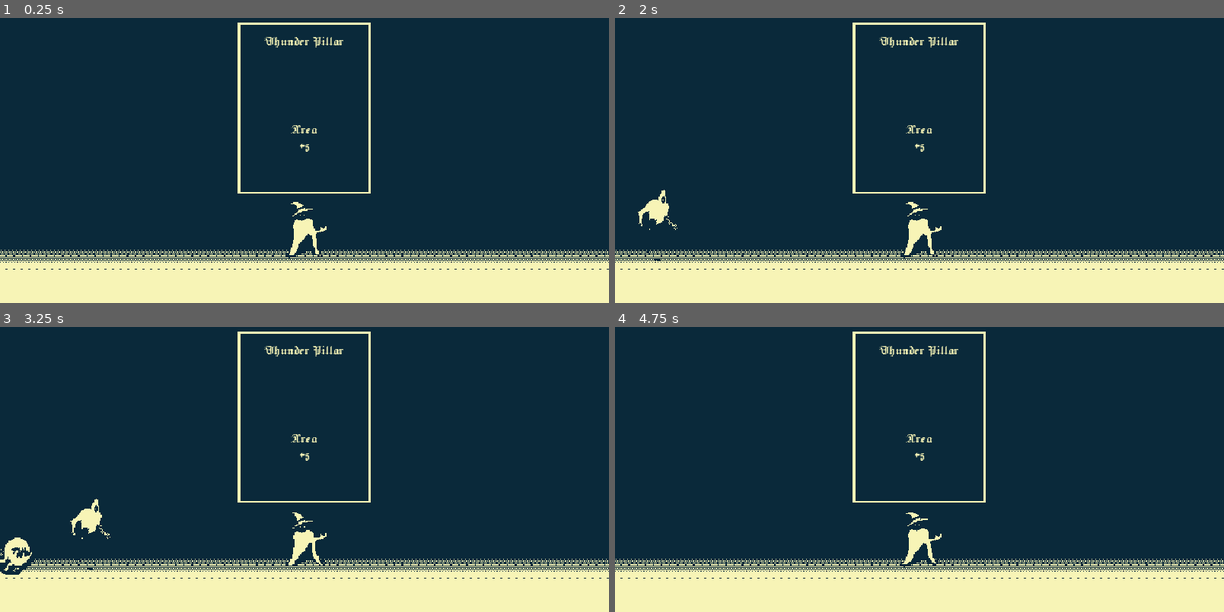
Above: before the commit, frames 1-4 (two rows, left to right).
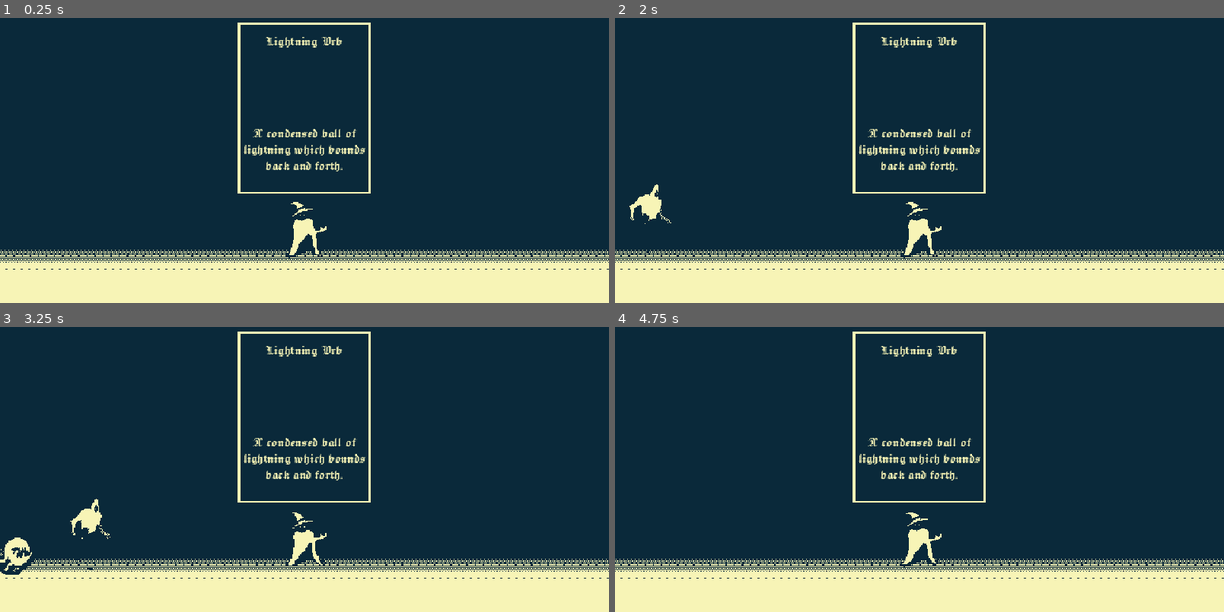
Above: after the commit, the same moments.

Repository: napstyy/shock
Game: Godot game, scene res://scenes/test_2.tscn
Same seed, same stepped clock (60 frames per second), same inputs: the game is played once before the commit and once after it. The project has no main scene, so this scene is started directly.
Inputs (mouse positions are in pixels of both pictures, inside the frame that each line leads up to):
- Up to frame 1 (0.25 s): no input
- Up to frame 2 (2 s): click (919, 109) at 0.5 s; click (919, 109) at 1.25 s
- Up to frame 3 (3.25 s): click (304, 418) at 2 s; tap 1 (Attack1) at 2.85 s
- Up to frame 4 (4.75 s): tap 1 (Attack1) at 3.6, 4.35 s

The runs differ from the first frame. In frame 1, 1.0% of the frame differs, in the area x 40-60%, y 6-54%; in frame 2, 1.4%, in the area x 2-60%, y 6-86%; in frame 3, 1.0%; in frame 4, 1.0%.

Commit message:
upgrade cleanup, enemy attack anims

Diff:
--- a/prefabs/attacks/lightningorb.tscn
+++ b/prefabs/attacks/lightningorb.tscn
@@ -6,26 +6,23 @@
 
 [sub_resource type="CircleShape2D" id="CircleShape2D_acnpl"]
 
-[node name="LightningorbSpawn" type="Node2D" unique_id=1431750913]
+[node name="lightningorb" type="Node2D" unique_id=286924847 node_paths=PackedStringArray("attack_areas") groups=["attacks"]]
 position = Vector2(320, 280)
-
-[node name="lightningorb" type="Node2D" parent="." unique_id=286924847 node_paths=PackedStringArray("attack_areas") groups=["attacks"]]
-position = Vector2(-320, 0)
 script = ExtResource("1_gbf4y")
 attack_name = 1
 attack_areas = [NodePath("Area2D")]
 attack_damage = 30
 energy_cost = 10
 movement_type = 1
-movement_points = Array[Vector2]([Vector2(320, 0), Vector2(-320, 0)])
+movement_points = Array[Vector2]([Vector2(0, 280), Vector2(640, 280)])
 movement_speed = 60.0
 
-[node name="AnimatedSprite2D" type="AnimatedSprite2D" parent="lightningorb" unique_id=1464906822]
+[node name="AnimatedSprite2D" type="AnimatedSprite2D" parent="." unique_id=1464906822]
 sprite_frames = SubResource("SpriteFrames_qu37g")
 
-[node name="Area2D" type="Area2D" parent="lightningorb" unique_id=1425393609]
+[node name="Area2D" type="Area2D" parent="." unique_id=1425393609]
 collision_layer = 4
 collision_mask = 2
 
-[node name="CollisionShape2D" type="CollisionShape2D" parent="lightningorb/Area2D" unique_id=604900138]
+[node name="CollisionShape2D" type="CollisionShape2D" parent="Area2D" unique_id=604900138]
 shape = SubResource("CircleShape2D_acnpl")
--- a/prefabs/enemies/ghost.tscn
+++ b/prefabs/enemies/ghost.tscn
@@ -2,9 +2,62 @@
 
 [ext_resource type="Script" uid="uid://dwyt8befo8jmx" path="res://scripts/enemy/ghost.gd" id="1_ptb80"]
 [ext_resource type="Texture2D" uid="uid://nfwryxexiwb6" path="res://assets/EaterMoveSHOCK.png" id="2_ao3mh"]
+[ext_resource type="Texture2D" uid="uid://dxleif2nsm7v2" path="res://assets/EaterAttackSHOCK.png" id="2_fy0ay"]
 
 [sub_resource type="RectangleShape2D" id="RectangleShape2D_sl4ig"]
 size = Vector2(45, 44)
+
+[sub_resource type="AtlasTexture" id="AtlasTexture_1pcjp"]
+atlas = ExtResource("2_fy0ay")
+region = Rect2(0, 0, 120, 120)
+
+[sub_resource type="AtlasTexture" id="AtlasTexture_n5i8e"]
+atlas = ExtResource("2_fy0ay")
+region = Rect2(120, 0, 120, 120)
+
+[sub_resource type="AtlasTexture" id="AtlasTexture_3r7sd"]
+atlas = ExtResource("2_fy0ay")
+region = Rect2(240, 0, 120, 120)
+
+[sub_resource type="AtlasTexture" id="AtlasTexture_pbumw"]
+atlas = ExtResource("2_fy0ay")
+region = Rect2(360, 0, 120, 120)
+
+[sub_resource type="AtlasTexture" id="AtlasTexture_20lp2"]
+atlas = ExtResource("2_fy0ay")
+region = Rect2(480, 0, 120, 120)
+
+[sub_resource type="AtlasTexture" id="AtlasTexture_7840a"]
+atlas = ExtResource("2_fy0ay")
+region = Rect2(600, 0, 120, 120)
+
+[sub_resource type="AtlasTexture" id="AtlasTexture_mmf8e"]
+atlas = ExtResource("2_fy0ay")
+region = Rect2(720, 0, 120, 120)
+
+[sub_resource type="AtlasTexture" id="AtlasTexture_tp6ap"]
+atlas = ExtResource("2_fy0ay")
+region = Rect2(840, 0, 120, 120)
+
+[sub_resource type="AtlasTexture" id="AtlasTexture_n6kdr"]
+atlas = ExtResource("2_fy0ay")
+region = Rect2(960, 0, 120, 120)
+
+[sub_resource type="AtlasTexture" id="AtlasTexture_7jh7m"]
+atlas = ExtResource("2_fy0ay")
+region = Rect2(1080, 0, 120, 120)
+
+[sub_resource type="AtlasTexture" id="AtlasTexture_n6ixs"]
+atlas = ExtResource("2_fy0ay")
+region = Rect2(1200, 0, 120, 120)
+
+[sub_resource type="AtlasTexture" id="AtlasTexture_gtgc5"]
+atlas = ExtResource("2_fy0ay")
+region = Rect2(1320, 0, 120, 120)
+
+[sub_resource type="AtlasTexture" id="AtlasTexture_3mg3d"]
+atlas = ExtResource("2_fy0ay")
+region = Rect2(1440, 0, 120, 120)
 
 [sub_resource type="AtlasTexture" id="AtlasTexture_4witf"]
 atlas = ExtResource("2_ao3mh")
@@ -28,6 +81,50 @@
 
 [sub_resource type="SpriteFrames" id="SpriteFrames_fy0ay"]
 animations = [{
+"frames": [{
+"duration": 1.0,
+"texture": SubResource("AtlasTexture_1pcjp")
+}, {
+"duration": 1.0,
+"texture": SubResource("AtlasTexture_n5i8e")
+}, {
+"duration": 1.0,
+"texture": SubResource("AtlasTexture_3r7sd")
+}, {
+"duration": 1.0,
+"texture": SubResource("AtlasTexture_pbumw")
+}, {
+"duration": 1.0,
+"texture": SubResource("AtlasTexture_20lp2")
+}, {
+"duration": 1.0,
+"texture": SubResource("AtlasTexture_7840a")
+}, {
+"duration": 1.0,
+"texture": SubResource("AtlasTexture_mmf8e")
+}, {
+"duration": 1.0,
+"texture": SubResource("AtlasTexture_tp6ap")
+}, {
+"duration": 1.0,
+"texture": SubResource("AtlasTexture_n6kdr")
+}, {
+"duration": 1.0,
+"texture": SubResource("AtlasTexture_7jh7m")
+}, {
+"duration": 1.0,
+"texture": SubResource("AtlasTexture_n6ixs")
+}, {
+"duration": 1.0,
+"texture": SubResource("AtlasTexture_gtgc5")
+}, {
+"duration": 1.0,
+"texture": SubResource("AtlasTexture_3mg3d")
+}],
+"loop": true,
+"name": &"attack",
+"speed": 5.0
+}, {
 "frames": [{
 "duration": 1.0,
 "texture": SubResource("AtlasTexture_4witf")
@@ -75,4 +172,5 @@
 [node name="AnimatedSprite2D" type="AnimatedSprite2D" parent="." unique_id=876922688]
 scale = Vector2(0.7644411, 0.7644411)
 sprite_frames = SubResource("SpriteFrames_fy0ay")
-animation = &"walk"
+animation = &"attack"
+frame_progress = 0.2895105
--- a/prefabs/enemies/wraith.tscn
+++ b/prefabs/enemies/wraith.tscn
@@ -5,6 +5,42 @@
 
 [sub_resource type="RectangleShape2D" id="RectangleShape2D_e8vgv"]
 size = Vector2(70.18707, 35.048637)
+
+[sub_resource type="AtlasTexture" id="AtlasTexture_uk3y5"]
+atlas = ExtResource("2_uk3y5")
+region = Rect2(822, 0, 137, 157)
+
+[sub_resource type="AtlasTexture" id="AtlasTexture_mpy32"]
+atlas = ExtResource("2_uk3y5")
+region = Rect2(959, 0, 137, 157)
+
+[sub_resource type="AtlasTexture" id="AtlasTexture_ry6p2"]
+atlas = ExtResource("2_uk3y5")
+region = Rect2(1096, 0, 137, 157)
+
+[sub_resource type="AtlasTexture" id="AtlasTexture_o7x6k"]
+atlas = ExtResource("2_uk3y5")
+region = Rect2(1233, 0, 137, 157)
+
+[sub_resource type="AtlasTexture" id="AtlasTexture_6qwrf"]
+atlas = ExtResource("2_uk3y5")
+region = Rect2(1370, 0, 137, 157)
+
+[sub_resource type="AtlasTexture" id="AtlasTexture_cuwnv"]
+atlas = ExtResource("2_uk3y5")
+region = Rect2(1507, 0, 137, 157)
+
+[sub_resource type="AtlasTexture" id="AtlasTexture_jr8hb"]
+atlas = ExtResource("2_uk3y5")
+region = Rect2(1644, 0, 137, 157)
+
+[sub_resource type="AtlasTexture" id="AtlasTexture_n52il"]
+atlas = ExtResource("2_uk3y5")
+region = Rect2(1781, 0, 137, 157)
+
+[sub_resource type="AtlasTexture" id="AtlasTexture_0unno"]
+atlas = ExtResource("2_uk3y5")
+region = Rect2(1918, 0, 137, 157)
 
 [sub_resource type="AtlasTexture" id="AtlasTexture_4witf"]
 atlas = ExtResource("2_uk3y5")
@@ -32,6 +68,38 @@
 
 [sub_resource type="SpriteFrames" id="SpriteFrames_svn7x"]
 animations = [{
+"frames": [{
+"duration": 1.0,
+"texture": SubResource("AtlasTexture_uk3y5")
+}, {
+"duration": 1.0,
+"texture": SubResource("AtlasTexture_mpy32")
+}, {
+"duration": 1.0,
+"texture": SubResource("AtlasTexture_ry6p2")
+}, {
+"duration": 1.0,
+"texture": SubResource("AtlasTexture_o7x6k")
+}, {
+"duration": 1.0,
+"texture": SubResource("AtlasTexture_6qwrf")
+}, {
+"duration": 1.0,
+"texture": SubResource("AtlasTexture_cuwnv")
+}, {
+"duration": 1.0,
+"texture": SubResource("AtlasTexture_jr8hb")
+}, {
+"duration": 1.0,
+"texture": SubResource("AtlasTexture_n52il")
+}, {
+"duration": 1.0,
+"texture": SubResource("AtlasTexture_0unno")
+}],
+"loop": true,
+"name": &"attack",
+"speed": 5.0
+}, {
 "frames": [{
 "duration": 1.0,
 "texture": SubResource("AtlasTexture_4witf")
@@ -69,5 +137,5 @@
 position = Vector2(6.000001, -26)
 scale = Vector2(-0.764, 0.764)
 sprite_frames = SubResource("SpriteFrames_svn7x")
-animation = &"walk"
-frame_progress = 0.01721199
+animation = &"attack"
+frame_progress = 0.7139431
--- a/prefabs/upgradecard.tscn
+++ b/prefabs/upgradecard.tscn
@@ -43,9 +43,9 @@
 
 [node name="CardDesc" type="RichTextLabel" parent="NinePatchRect" unique_id=160686687]
 layout_mode = 0
-offset_top = 101.0
+offset_top = 89.0
 offset_right = 140.0
-offset_bottom = 141.0
+offset_bottom = 178.0
 theme_override_colors/default_color = Color(0.96862745, 0.95686275, 0.7137255, 1)
 theme_override_fonts/normal_font = ExtResource("2_svgjm")
 text = "Test Upgrade
--- a/project.godot
+++ b/project.godot
@@ -13,6 +13,10 @@
 config/name="Shock"
 config/features=PackedStringArray("4.6", "Forward Plus")
 config/icon="res://icon.svg"
+
+[autoload]
+
+Enums="*uid://cigu4o7k2oy4f"
 
 [display]
 
--- a/scenes/test_2.tscn
+++ b/scenes/test_2.tscn
@@ -22,6 +22,9 @@
 unique_name_in_owner = true
 position = Vector2(320, 280)
 
+[node name="Shockwave" type="Node2D" parent="player" unique_id=1390275047]
+position = Vector2(0, -125)
+
 [node name="Spawner" parent="." unique_id=1881567075 instance=ExtResource("4_8mc82")]
 
 [node name="Node2D" parent="." unique_id=197916132 instance=ExtResource("6_jklrr")]
--- a/scripts/attack.gd
+++ b/scripts/attack.gd
@@ -7,17 +7,17 @@
 	ONESHOT, #Moves to point and then teleports to origin, origin should be the first point of the array
 	BOUNCE #Takes an initial vector & moves until hit edge of screen, if no initial vector chooses a random one
 }
-enum ATTACK_NAME{
-	THUNDERPILLAR,
-	LIGHTNINGORB
-}
+#enum ATTACK_NAME{
+	#THUNDERPILLAR,
+	#LIGHTNINGORB
+#}
 
 enum AREA_GROWTH_TYPE{
 	BOTH,
 	HORIZONTAL,
 	VERTICAL
 }
-@export var attack_name: ATTACK_NAME
+@export var attack_name: Enums.ATTACK_NAME
 @export var attack_areas: Array[Area2D]
 @export var area_growth: AREA_GROWTH_TYPE
 @export var attack_damage: int
@@ -33,7 +33,7 @@
 var nextpoint := -1
 var direction := Vector2.ZERO
 var player
-var starting_atk = ATTACK_NAME.THUNDERPILLAR
+var starting_atk = Enums.ATTACK_NAME.THUNDERPILLAR
 # Called when the node enters the scene tree for the first time.
 func _ready() -> void:
 	player = get_tree().get_first_node_in_group("player")
--- /dev/null
+++ b/scripts/enums.gd
@@ -0,0 +1,23 @@
+extends Node
+
+enum ATTACK_NAME{
+	THUNDERPILLAR,
+	LIGHTNINGORB
+}
+
+enum UPGRADE_TYPE{
+	NONE,
+	AREA,
+	DAMAGE,
+	ENERGYCOST,
+	SPEED
+}
+
+# Called when the node enters the scene tree for the first time.
+func _ready() -> void:
+	pass # Replace with function body.
+
+
+# Called every frame. 'delta' is the elapsed time since the previous frame.
+func _process(delta: float) -> void:
+	pass
--- a/scripts/upgrade.gd
+++ b/scripts/upgrade.gd
@@ -1,48 +1,54 @@
 class_name Upgrade
 extends Node
 
-enum ATTACK_NAME{
-	THUNDERPILLAR,
-	LIGHTNINGORB
-}
-enum UPGRADE_TYPE{
-	NONE,
-	AREA,
-	DAMAGE,
-	ENERGYCOST,
-	SPEED
-}
+signal menuclosed
+#enum ATTACK_NAME{
+	#THUNDERPILLAR,
+	#LIGHTNINGORB
+#}
+#enum UPGRADE_TYPE{
+	#NONE,
+	#AREA,
+	#DAMAGE,
+	#ENERGYCOST,
+	#SPEED
+#}
 var upgrade_dict = {
-	ATTACK_NAME.THUNDERPILLAR: {
+	Enums.ATTACK_NAME.THUNDERPILLAR: {
 		"AtkName": "Thunder Pillar",
 		"Scene": preload("res://prefabs/attacks/thunderpillar.tscn").instantiate(),
 		"Desc": "This should never be seen"
-		}
+		},
+	Enums.ATTACK_NAME.LIGHTNINGORB: {
+		"AtkName": "Lightning Orb",
+		"Scene": preload("res://prefabs/attacks/lightningorb.tscn").instantiate(),
+		"Desc": "A condensed ball of lightning which bounds back and forth."
+	}
 }
 var upgrade_names = { #Need a better way for scaling
-	UPGRADE_TYPE.NONE: {
+	Enums.UPGRADE_TYPE.NONE: {
 		"Name": "None",
 		"Mod": 0
 			},
-	UPGRADE_TYPE.AREA: {
+	Enums.UPGRADE_TYPE.AREA: {
 		"Name": "Area",
 		"Mod": 5
 		},
-	UPGRADE_TYPE.DAMAGE: {
+	Enums.UPGRADE_TYPE.DAMAGE: {
 		"Name": "Damage",
 		"Mod": 5
 			},
-	UPGRADE_TYPE.ENERGYCOST: {
+	Enums.UPGRADE_TYPE.ENERGYCOST: {
 		"Name": "Energy Cost",
 		"Mod": 5
 		},
-	UPGRADE_TYPE.SPEED: {
+	Enums.UPGRADE_TYPE.SPEED: {
 		"Name": "Speed",
 		"Mod": 60.0
 		}
 }
-var attack_name: ATTACK_NAME
-var upgrade_name: UPGRADE_TYPE
+var attack_name: Enums.ATTACK_NAME
+var upgrade_name: Enums.UPGRADE_TYPE
 var is_in_tree = false
 var atknode: Attack
 
@@ -51,7 +57,7 @@
 
 #if groups in attacks not in tree, upgrade, otherwise add to tree
 
-func _init(att_name: ATTACK_NAME = ATTACK_NAME.THUNDERPILLAR, upgr_name: UPGRADE_TYPE = UPGRADE_TYPE.AREA):
+func _init(att_name: Enums.ATTACK_NAME = Enums.ATTACK_NAME.LIGHTNINGORB, upgr_name: Enums.UPGRADE_TYPE = Enums.UPGRADE_TYPE.AREA):
 	attack_name = att_name
 	upgrade_name = upgr_name
 
@@ -72,23 +78,24 @@
 
 func addAttack(): #TODO need to test
 	var atk = upgrade_dict[attack_name]["Scene"]
-	get_tree().root.get_child(0).add_child(atk)
+	print(get_tree().current_scene)
+	get_tree().current_scene.add_child(atk)
 	atk.inputname = "Attack"+ str(get_tree().get_nodes_in_group("attacks").size())
-	#close menu
+	menuclosed.emit()
 
 func addUpgrade():
 	print("upgrade")
 	match upgrade_name:
-		UPGRADE_TYPE.AREA:
+		Enums.UPGRADE_TYPE.AREA:
 			atknode.upgrade_area(upgrade_names[upgrade_name]["Mod"])
-		UPGRADE_TYPE.DAMAGE:
+		Enums.UPGRADE_TYPE.DAMAGE:
 			atknode.attack_damage += upgrade_names[upgrade_name]["Mod"] #TODO: Scale this per atk maybe
-		UPGRADE_TYPE.ENERGYCOST:
+		Enums.UPGRADE_TYPE.ENERGYCOST:
 			atknode.energy_cost -= upgrade_names[upgrade_name]["Mod"]
-		UPGRADE_TYPE.SPEED:
+		Enums.UPGRADE_TYPE.SPEED:
 			atknode.movement_speed += upgrade_names[upgrade_name]["Mod"]
 	#something, atknode.upgradename += scaling
-	#close menu
+	menuclosed.emit()
 
 func updateLabels():
 	card_name.text = upgrade_dict[attack_name]["AtkName"]
Binary file added: assets/EaterAttackSHOCK.png
Not shown, added: assets/EaterAttackSHOCK.png.import
Not shown, added: scripts/enums.gd.uid
